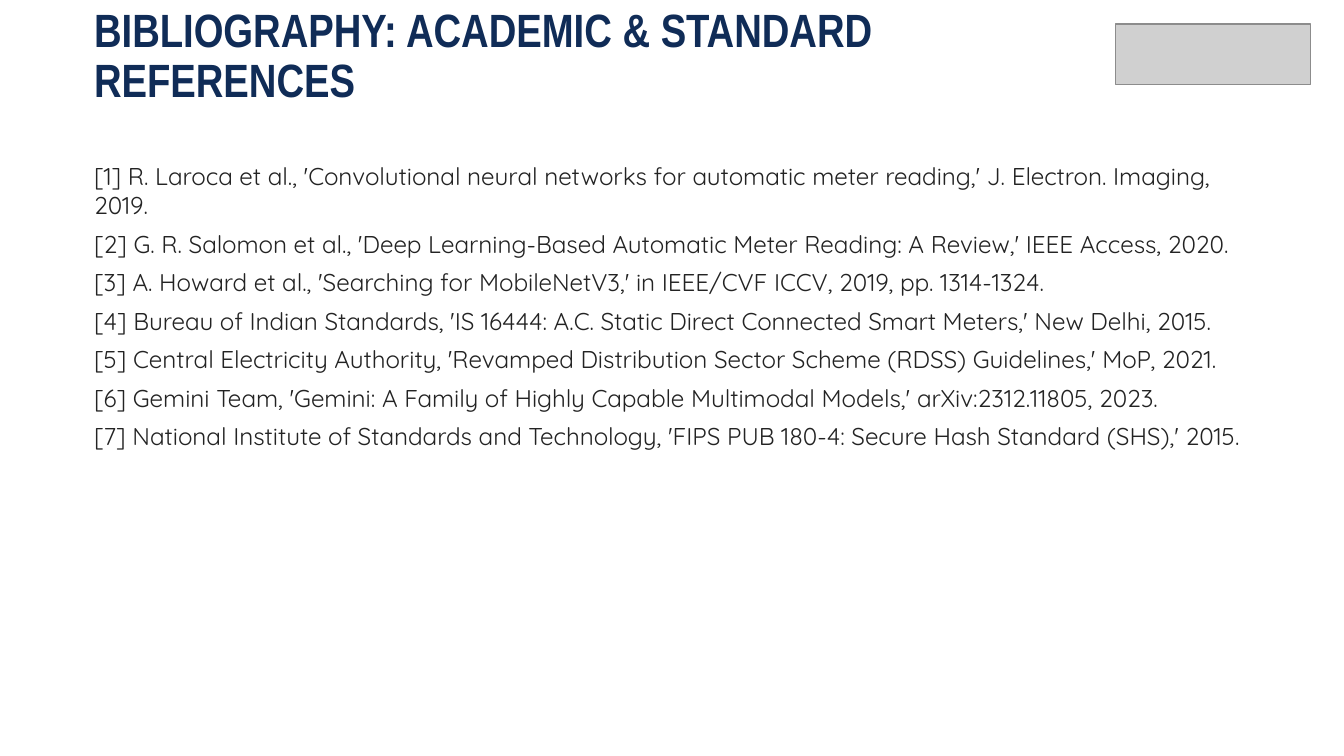
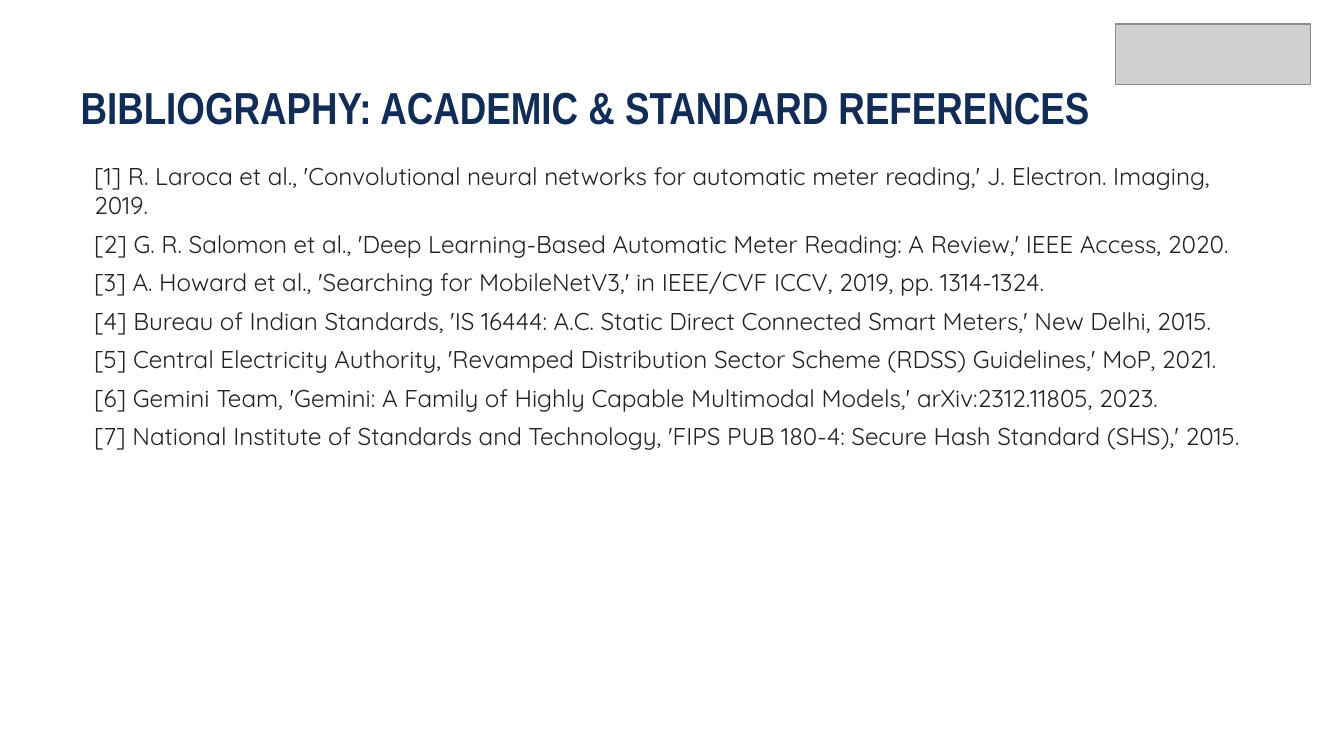
Before and after one commit to frankmathewsajan/psychic-spark, a slide deck: slide 15 of docs/presentation/Capstone_Final_Review_Presentation.pptx. Drawn at 1344x756 pixels with LibreOffice and Linux fonts; fonts in the diff are those of the drawing; grey boxes stand for pictures; background and template pictures are left out. Boxes give left, top, right and bottom in pixels: in the first picture for what was removed or moved away, otherwise in the second. Text is boxed around its words. In the diff, an @@ line names an element or a change of style, - is before the commit and + after.

Commit message:
fix(report-presentation): calibrate certificate spacing, prevent biodata address hyphenation, constrain benchmark table, and expand presentation headers

```diff
--- a/docs/presentation/Capstone_Final_Review_Presentation.pptx
+++ b/docs/presentation/Capstone_Final_Review_Presentation.pptx
@@ title "BIBLIOGRAPHY: ACADEMIC & STANDARD REFERENCES" moved from (x1=94, y1=14, x2=872, y2=98) to (x1=81, y1=92, x2=1089, y2=125) @@
@@ title "BIBLIOGRAPHY: ACADEMIC & STANDARD REFERENCES" at (x1=81, y1=92, x2=1089, y2=125): size 25 to 24 pt @@
```
Also in this commit, not shown: 13 other slides changed, 8 other files.
